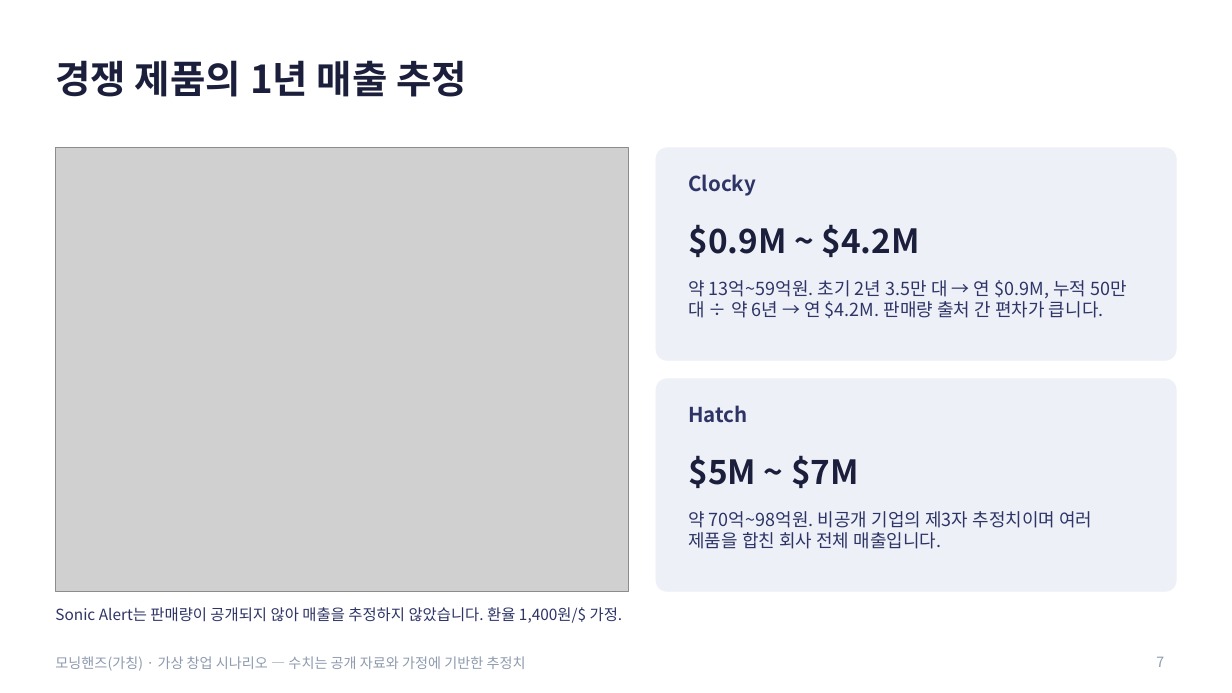
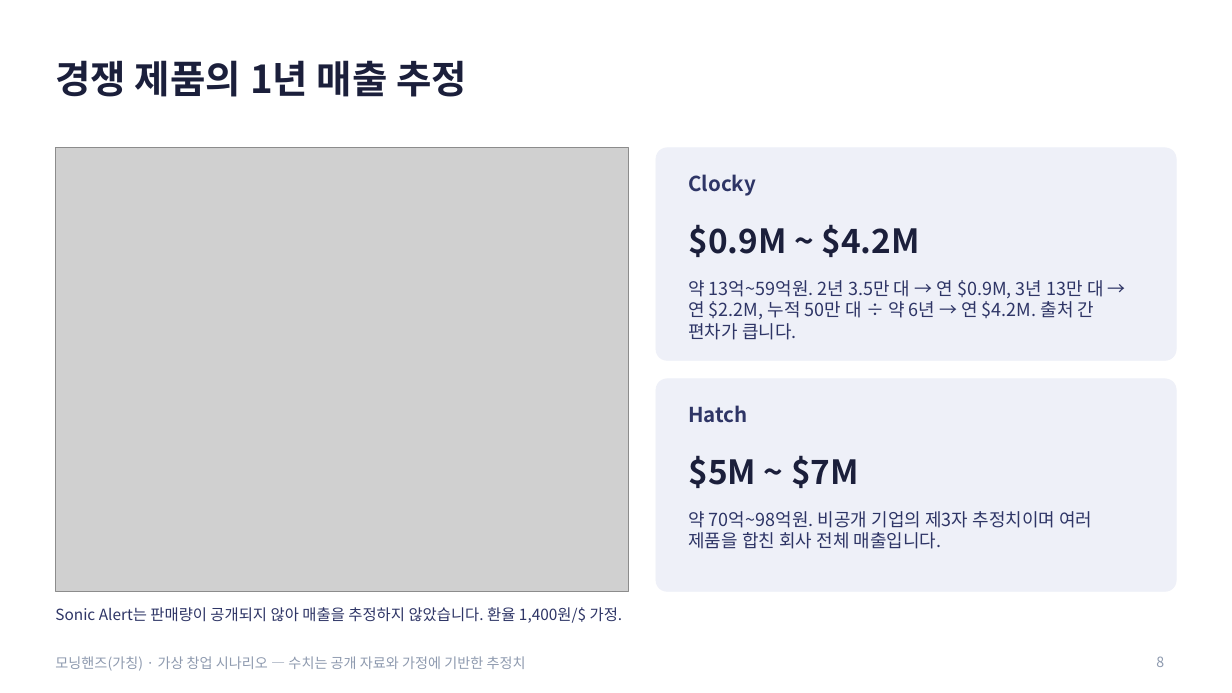
Before and after one commit to g975682-source/-, a slide deck: slide 8 of MorningHands_Business_Analysis.pptx (slide 7 before the commit). Drawn at 1232x693 pixels with LibreOffice and Linux fonts; fonts in the diff are those of the drawing; grey boxes stand for pictures. Boxes give left, top, right and bottom in pixels: in the first picture for what was removed or moved away, otherwise in the second. Text is boxed around its words. In the diff, an @@ line names an element or a change of style, - is before the commit and + after.

```diff
--- a/MorningHands_Business_Analysis.pptx
+++ b/MorningHands_Business_Analysis.pptx
@@ text at bbox=[688, 280, 1104, 340]: text changed @@
-약 13억~59억원. 초기 2년 3.5만 대 → 연 $0.9M, 누적 50만 대 ÷ 약 6년 → 연 $4.2M. 판매량 출처 간 편차가 큽니다.
+약 13억~59억원. 2년 3.5만 대 → 연 $0.9M, 3년 13만 대 → 연 $2.2M, 누적 50만 대 ÷ 약 6년 → 연 $4.2M. 출처 간 편차가 큽니다.
@@ page number at bbox=[1156, 656, 1164, 667]: text changed @@
-7
+8
```
Also in this commit, not shown: 7 other slides changed, 1 slide added.
